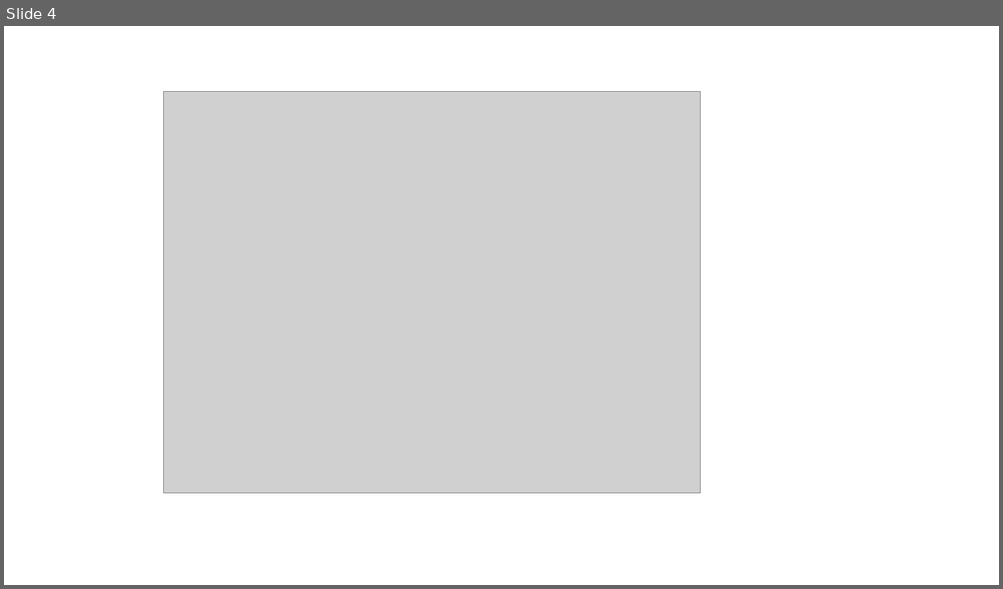
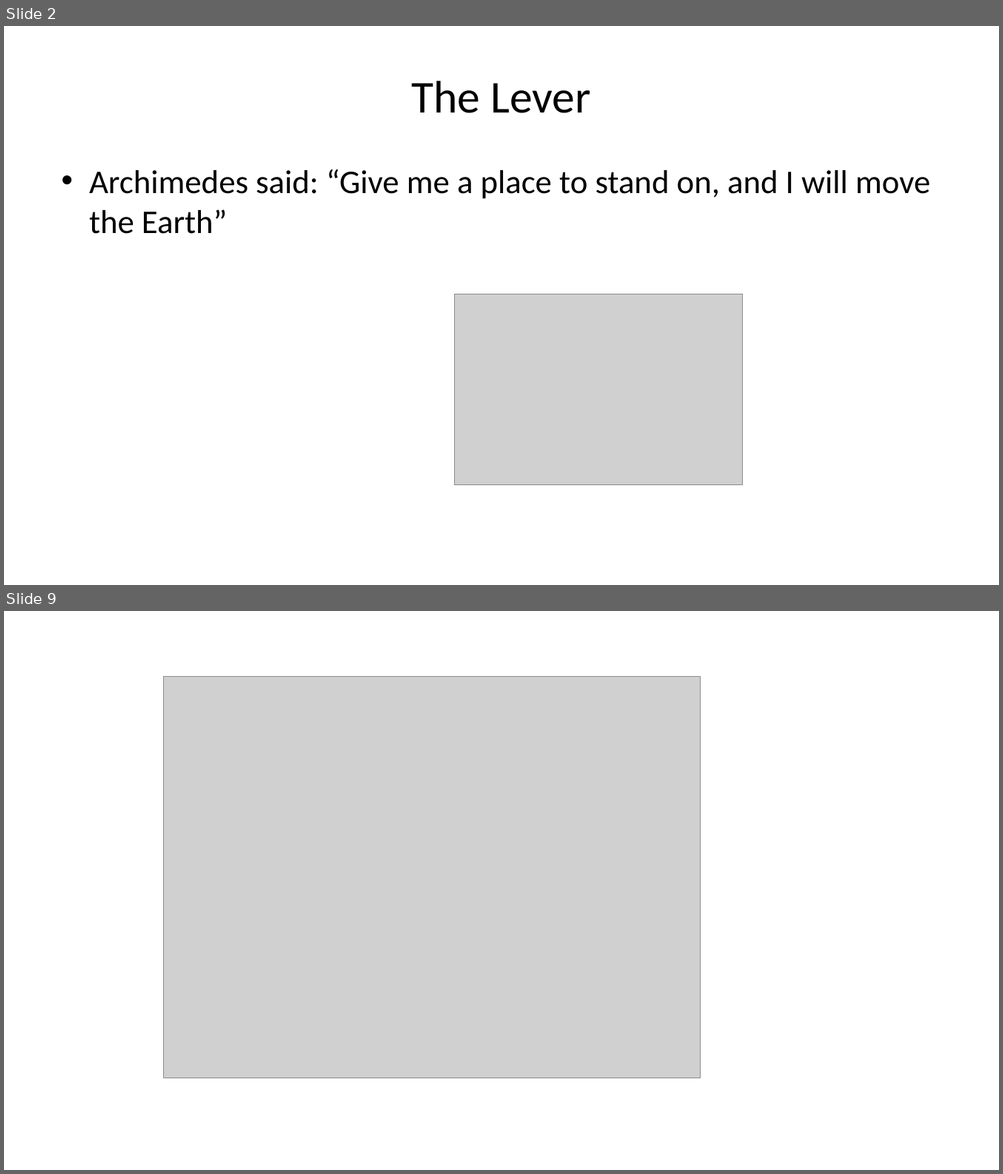
Before and after one commit to hwm1995518/efe, a slide deck: efe.pptx. Shown one above the other, each under a label of ours: slide 4 before the commit, slides 2 and 9 after it; the slides between them are not shown. The pictures are 1003x589 and 1003x1174 pixels, drawn with LibreOffice and Linux fonts; fonts in the diff are those of the drawing; grey boxes stand for pictures. Boxes give left, top, right and bottom in pixels: in the first picture for what was removed or moved away, otherwise in the second. Text is boxed around its words. In the diff, an @@ line names an element or a change of style, - is before the commit and + after.

```diff
--- a/efe.pptx
+++ b/efe.pptx
@@ slide 2 added at (x1=4, y1=26, x2=999, y2=585), background #FFFFFF @@
@@ title added at (x1=412, y1=81, x2=591, y2=113), 44 pt, text #000000 @@
+The Lever
@@ text added at (x1=89, y1=170, x2=930, y2=234), 32 pt, text #000000 @@
+• Archimedes said: “Give me a place to stand on, and I will move the Earth”
@@ picture added at (x1=455, y1=294, x2=743, y2=486) @@
@@ what was slide 4 is now slide 9 @@
```
Also in this commit, not shown: 2 slides changed, 5 other slides added, 1 slide removed, 7 other files.
